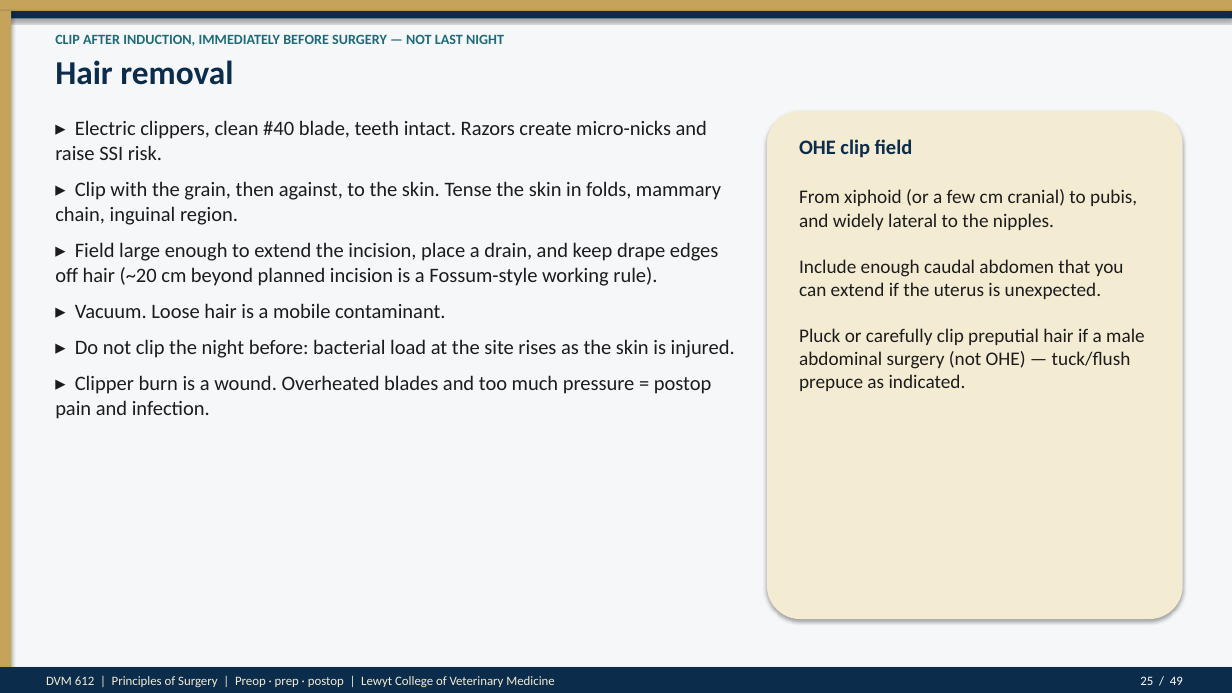
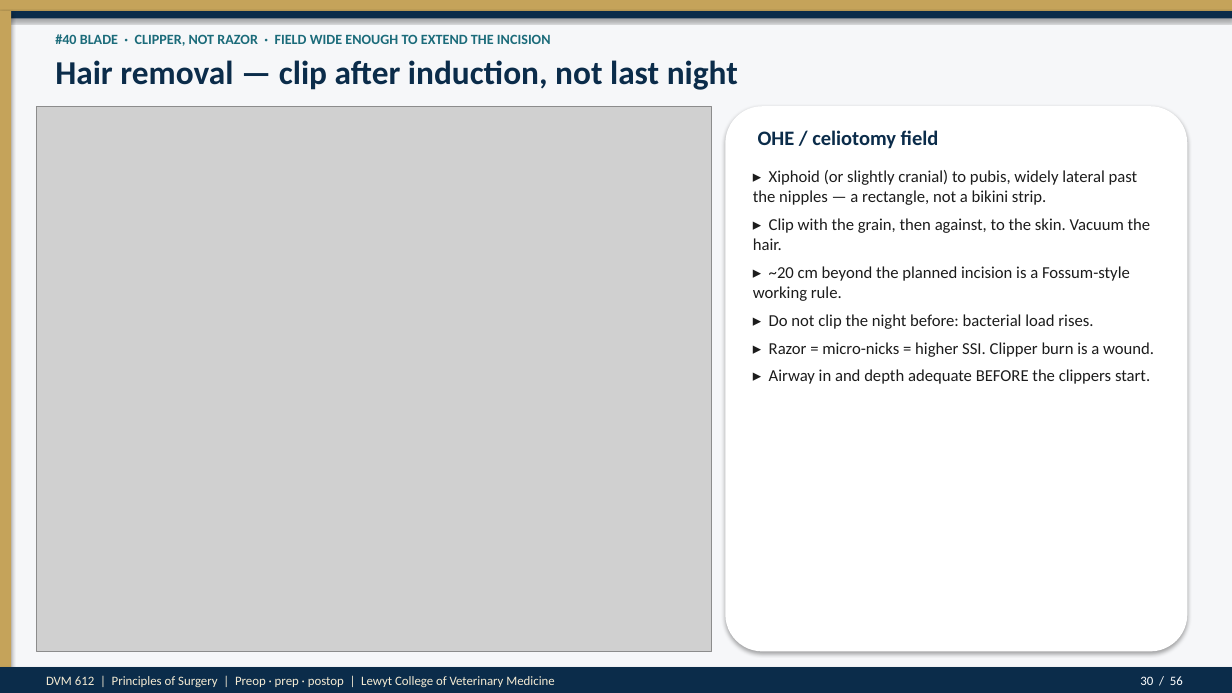
Before and after one commit to drkimvet/happycare, a slide deck: slide 30 of lectures/DVM-612_Week4_Preop_PatientPrep_Postop.pptx (slide 25 before the commit). Drawn at 1232x693 pixels with LibreOffice and Linux fonts; fonts in the diff are those of the drawing; grey boxes stand for pictures. Boxes give left, top, right and bottom in pixels: in the first picture for what was removed or moved away, otherwise in the second. Text is boxed around its words. In the diff, an @@ line names an element or a change of style, - is before the commit and + after.

```diff
--- a/lectures/DVM-612_Week4_Preop_PatientPrep_Postop.pptx
+++ b/lectures/DVM-612_Week4_Preop_PatientPrep_Postop.pptx
@@ text at <box>55,34,551,46</box>: text changed @@
-CLIP AFTER INDUCTION, IMMEDIATELY BEFORE SURGERY — NOT LAST NIGHT
+#40 BLADE · CLIPPER, NOT RAZOR · FIELD WIDE ENOUGH TO EXTEND THE INCISION
@@ text at <box>55,60,738,90</box>: text changed @@
-Hair removal
+Hair removal — clip after induction, not last night
@@ picture added at <box>37,106,712,652</box> @@
@@ rounded rectangle: place and size @@
-rounded rectangle at <box>767,111,1183,619</box>
+rounded rectangle at <box>726,106,1188,652</box>
@@ rounded rectangle at <box>726,106,1188,652</box>: fill #F4EBD3 to #FFFFFF @@
@@ text removed at <box>55,120,735,419</box> @@
-▸ Electric clippers, clean #40 blade, teeth intact. Razors create micro-nicks and raise SSI risk.
-▸ Clip with the grain, then against, to the skin. Tense the skin in folds, mammary chain, inguinal region.
-▸ Field large enough to extend the incision, place a drain, and keep drape edges off hair (~20 cm beyond planned incision is a Fossum-style working rule).
-▸ Vacuum. Loose hair is a mobile contaminant.
-▸ Do not clip the night before: bacterial load at the site rises as the skin is injured.
-▸ Clipper burn is a wound. Overheated blades and too much pressure = postop pain and infection.
@@ text at <box>758,130,939,149</box>: text changed @@
-OHE clip field
+OHE / celiotomy field
@@ text at <box>753,170,1154,384</box>: text changed; size 15 to 13 pt @@
-From xiphoid (or a few cm cranial) to pubis, and widely lateral to the nipples.
-Include enough caudal abdomen that you can extend if the uterus is unexpected.
-Pluck or carefully clip preputial hair if a male abdominal surgery (not OHE) — tuck/flush prepuce as indicated.
+▸ Xiphoid (or slightly cranial) to pubis, widely lateral past the nipples — a rectangle, not a bikini strip.
+▸ Clip with the grain, then against, to the skin. Vacuum the hair.
+▸ ~20 cm beyond the planned incision is a Fossum-style working rule.
+▸ Do not clip the night before: bacterial load rises.
+▸ Razor = micro-nicks = higher SSI. Clipper burn is a wound.
+▸ Airway in and depth adequate BEFORE the clippers start.
@@ text at <box>1140,676,1183,685</box>: text changed @@
-25 / 49
+30 / 56
```
Also in this commit, not shown: 47 other slides changed, 8 slides added, 1 slide removed, 16 other files.
